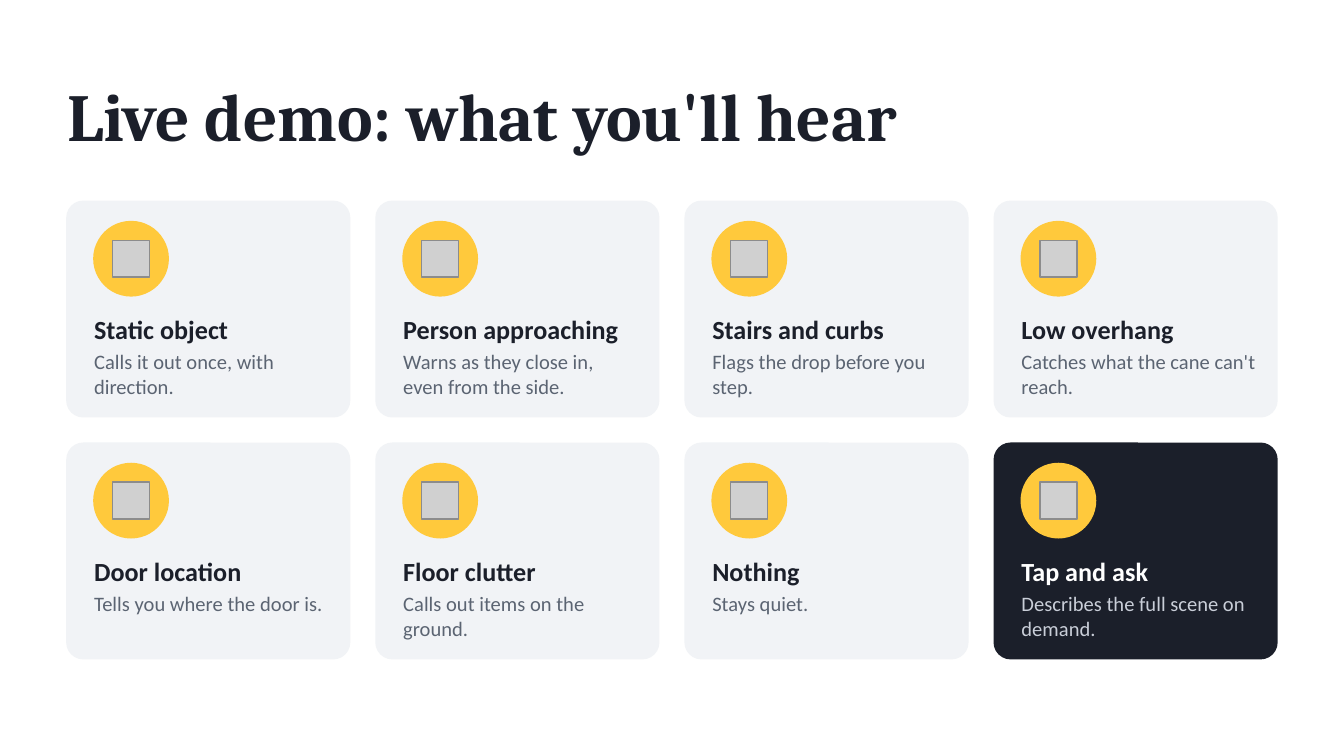
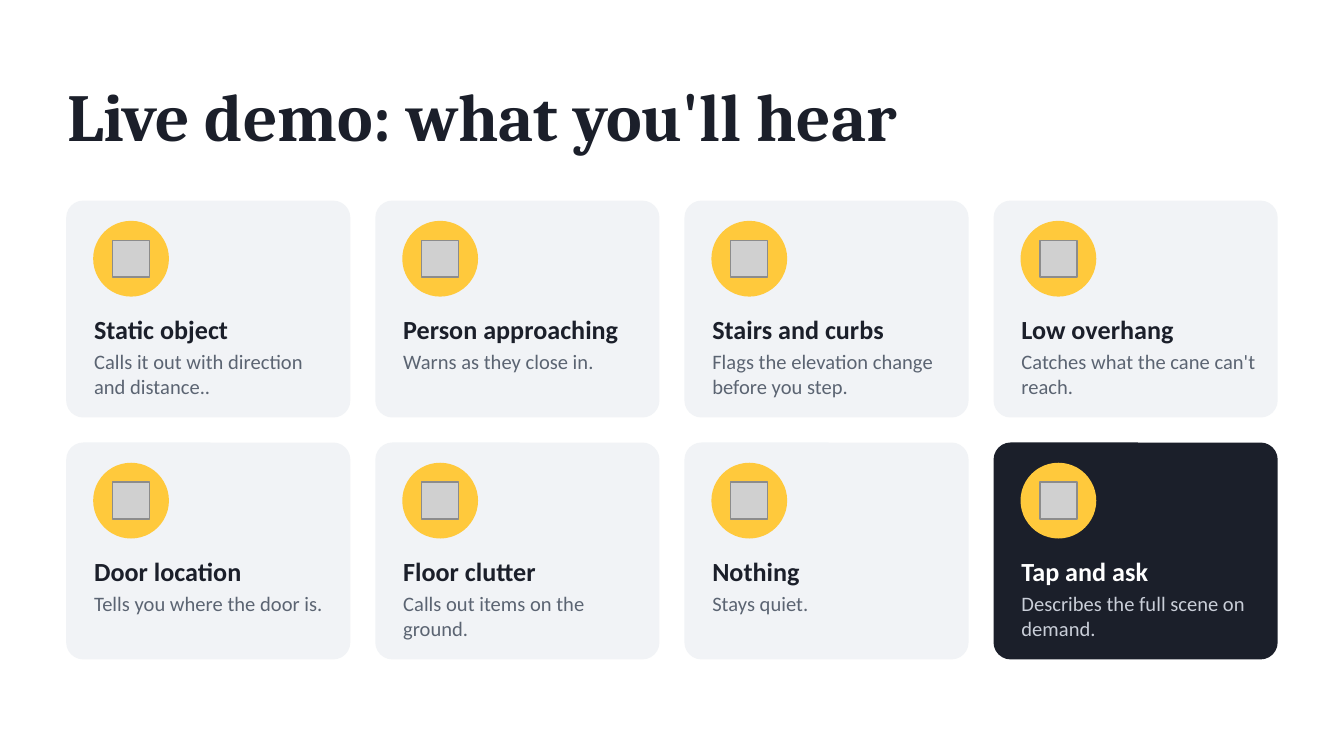
Before and after one commit to tanmaykatke21/iCane_HopHacks_2026, a slide deck: slide 6 of icane-pitch/iCane Pitch Draft.pptx. Drawn at 1344x756 pixels with LibreOffice and Linux fonts; fonts in the diff are those of the drawing; grey boxes stand for pictures. Boxes give left, top, right and bottom in pixels: in the first picture for what was removed or moved away, otherwise in the second. Text is boxed around its words. In the diff, an @@ line names an element or a change of style, - is before the commit and + after.

```diff
--- a/icane-pitch/iCane Pitch Draft.pptx
+++ b/icane-pitch/iCane Pitch Draft.pptx
@@ text at [94, 355, 302, 394]: text changed @@
-Calls it out once, with direction.
+Calls it out with direction and distance..
@@ text at [403, 355, 594, 373]: text changed @@
-Warns as they close in, even from the side.
+Warns as they close in.
@@ text at [712, 355, 933, 398]: text changed @@
-Flags the drop before you step.
+Flags the elevation change before you step.
```
Also in this commit, not shown: 6 other slides changed, 2 other files.
